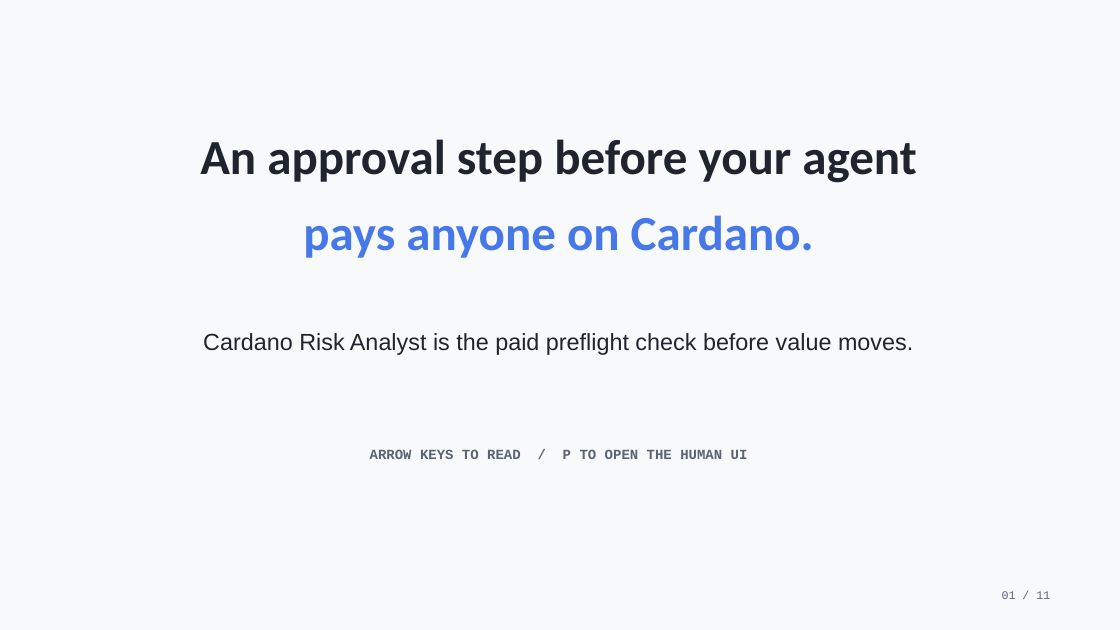
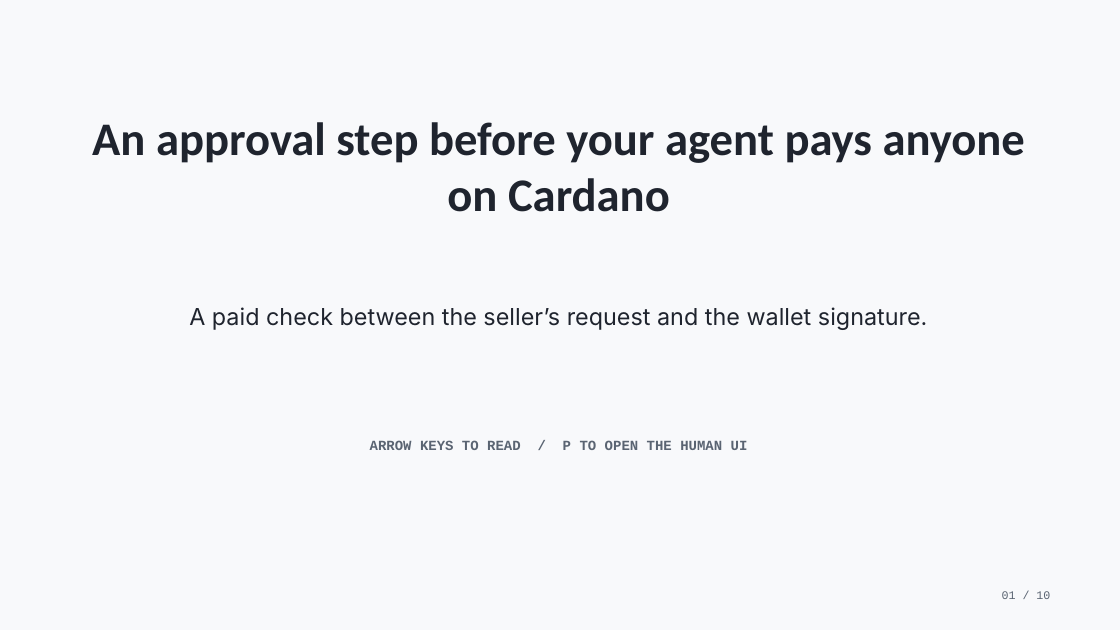
Before and after one commit to pieakshat/cardano-risk-coworker, a slide deck: slide 1 of deck/cardano-risk-analyst.pptx. Drawn at 1120x630 pixels with LibreOffice and Linux fonts; fonts in the diff are those of the drawing. Boxes give left, top, right and bottom in pixels: in the first picture for what was removed or moved away, otherwise in the second. Text is boxed around its words. In the diff, an @@ line names an element or a change of style, - is before the commit and + after.

Commit message:
Rewrite Cardano risk pitch deck

```diff
--- a/deck/cardano-risk-analyst.pptx
+++ b/deck/cardano-risk-analyst.pptx
@@ text at [92,122,1025,212]: text changed; size 42 to 40 pt @@
-An approval step before your agent
+An approval step before your agent pays anyone on Cardano
@@ text at [189,307,927,330]: text changed; size 42 to 20 pt; font Calibri to Inter; text colour #4678E8 to #1F242E; bold off @@
-pays anyone on Cardano.
+A paid check between the seller’s request and the wallet signature.
@@ text removed at [203,333,913,355] @@
-Cardano Risk Analyst is the paid preflight check before value moves.
@@ text "ARROW KEYS TO READ / ...": place and size @@
-text "ARROW KEYS TO READ / ..." at [370,449,748,459]
+text "ARROW KEYS TO READ / ..." at [370,440,748,450]
@@ text removed at [1002,591,1050,599] @@
-01 / 11
@@ text added at [1002,591,1050,599], 10 pt, text #5A6472 @@
+01 / 10
```
Also in this commit, not shown: 9 slides added, 10 slides removed, 4 other files.
